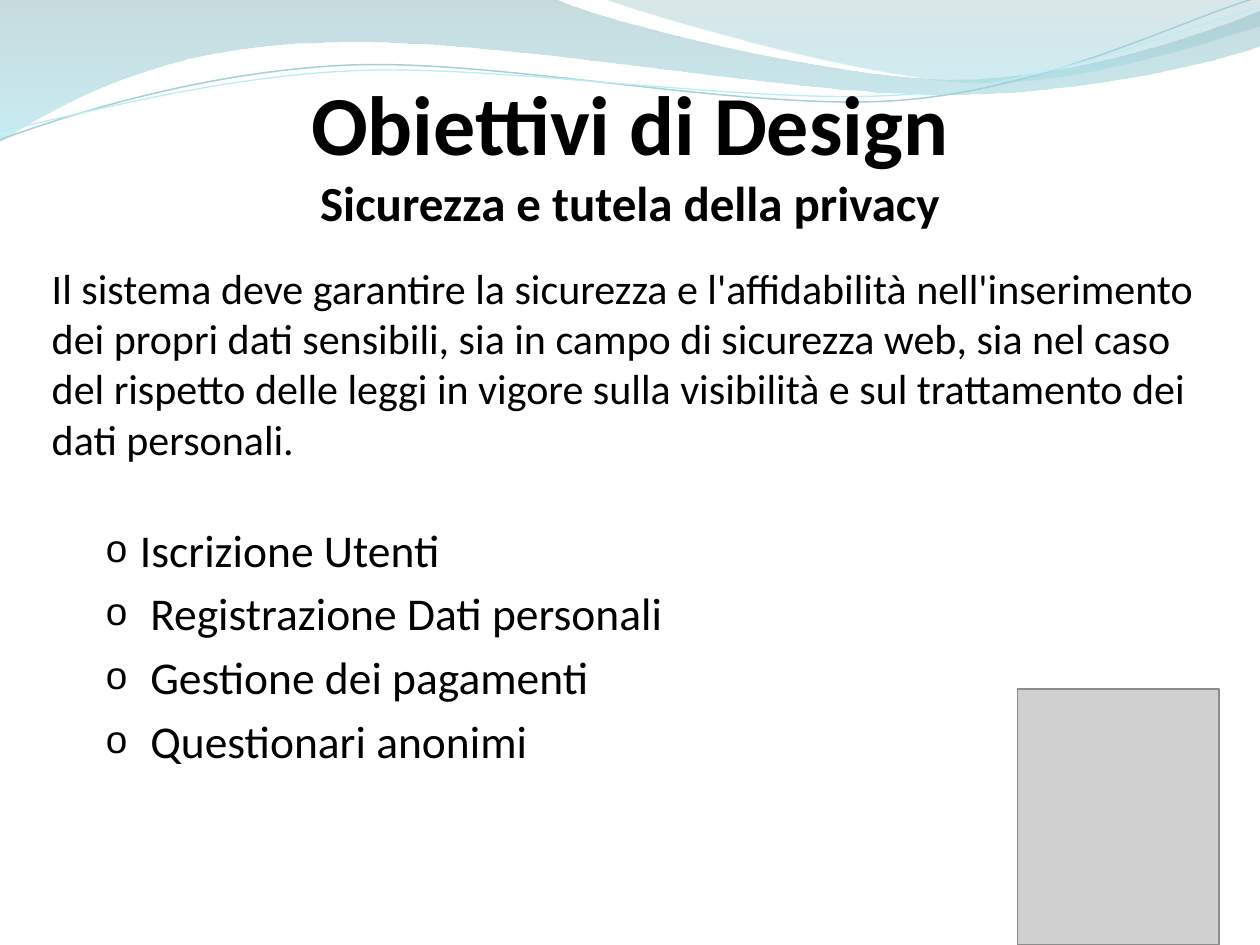
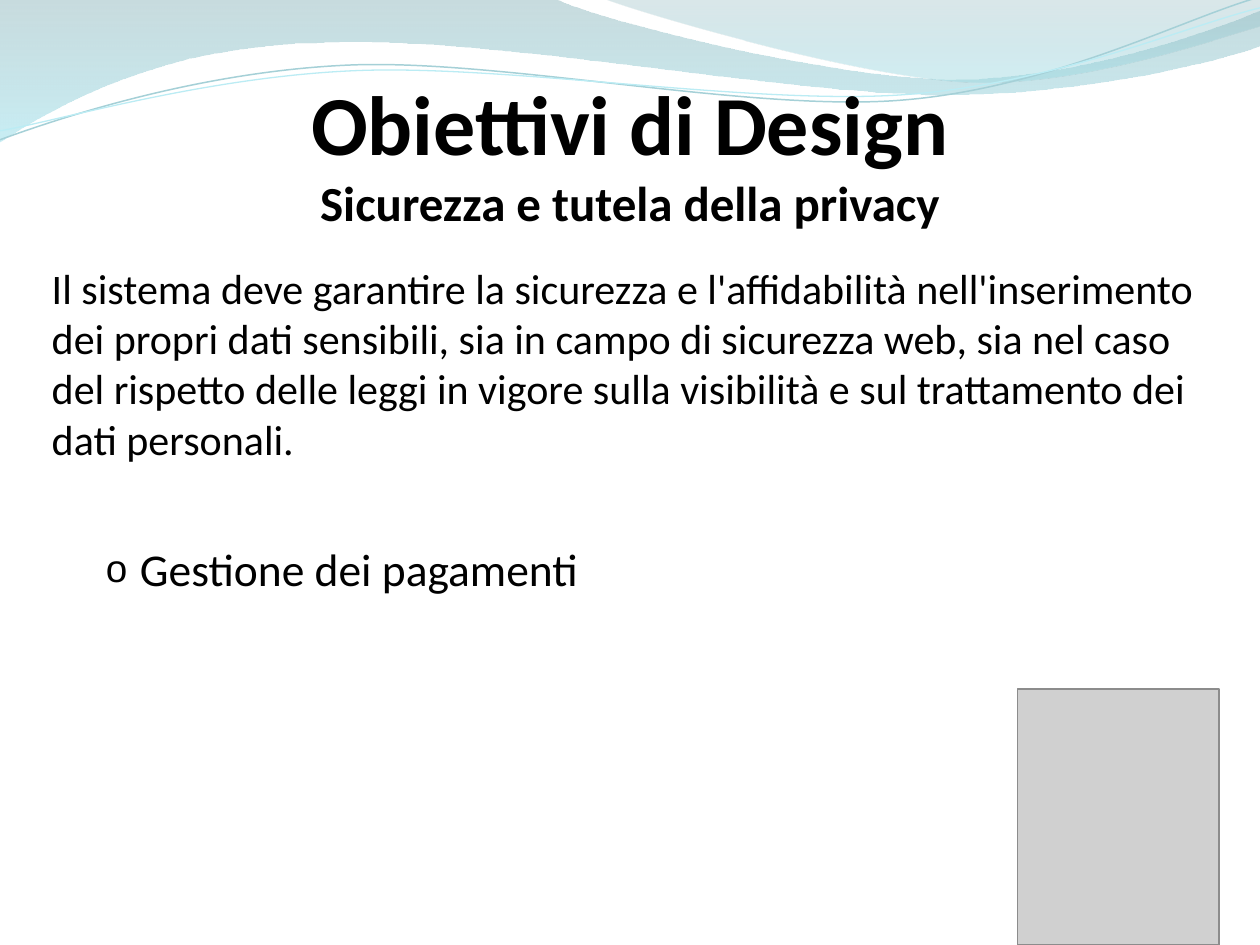
Before and after one commit to ammirate/at-silo, a slide deck: slide 2 of Presentazione/Atsilo2/Luca/Luca_PresentazioneFinale.pptx (slide 3 before the commit). Drawn at 1260x945 pixels with LibreOffice and Linux fonts; fonts in the diff are those of the drawing; grey boxes stand for pictures. Boxes give left, top, right and bottom in pixels: in the first picture for what was removed or moved away, otherwise in the second. Text is boxed around its words. In the diff, an @@ line names an element or a change of style, - is before the commit and + after.

```diff
--- a/Presentazione/Atsilo2/Luca/Luca_PresentazioneFinale.pptx
+++ b/Presentazione/Atsilo2/Luca/Luca_PresentazioneFinale.pptx
@@ text at [140, 535, 662, 638]: paragraphs removed @@
-  o Iscrizione Utenti
-  o Registrazione Dati personali
@@ text "Gestione dei pagamenti": place and size @@
-text "Gestione dei pagamenti" at [140, 535, 662, 764]
+text "Gestione dei pagamenti" at [140, 554, 578, 594]
@@ text at [150, 726, 527, 764]: paragraph removed @@
-  o Questionari anonimi
```
Also in this commit, not shown: 3 other slides changed, 4 slides added, 5 slides removed.
